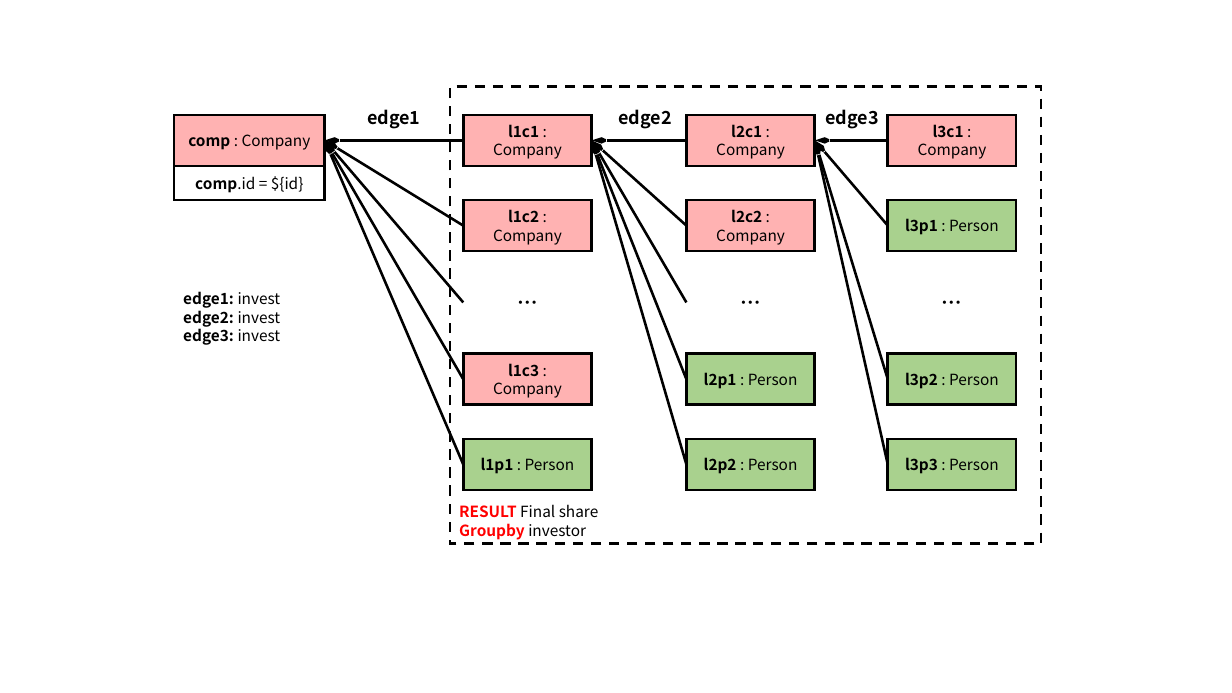
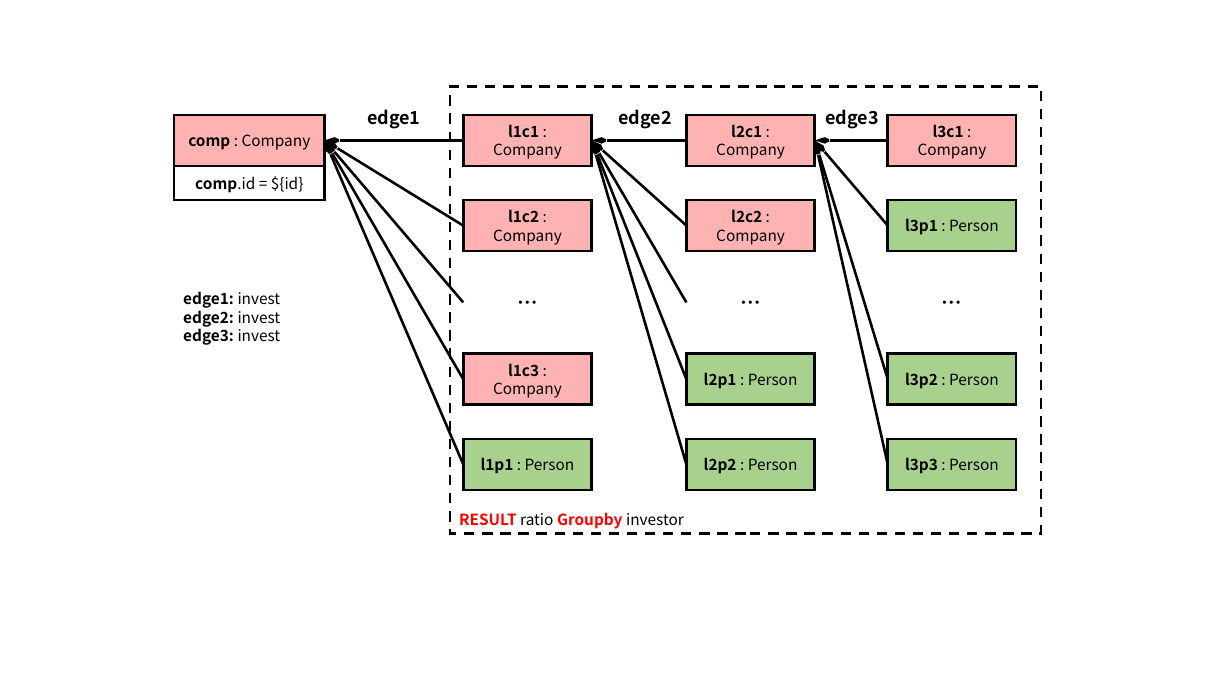
Before and after one commit to ldbc/ldbc_finbench_docs, a slide deck: slide 11 of patterns/transaction-complex-read.pptx. Drawn at 1232x693 pixels with LibreOffice and Linux fonts; fonts in the diff are those of the drawing. Boxes give left, top, right and bottom in pixels: in the first picture for what was removed or moved away, otherwise in the second. Text is boxed around its words. In the diff, an @@ line names an element or a change of style, - is before the commit and + after.

```diff
--- a/patterns/transaction-complex-read.pptx
+++ b/patterns/transaction-complex-read.pptx
@@ rectangle "RESULT ratio Groupby investor": place and size @@
-rectangle "RESULT ratio Groupby investor" at (450, 87, 1042, 544)
+rectangle "RESULT ratio Groupby investor" at (450, 87, 1042, 534)
@@ text in rectangle at (459, 512, 684, 529): text changed; text colour #000000 to #FF0000; bold on @@
-RESULT Final share
-Groupby investor
+RESULT ratio Groupby investor
```
Also in this commit, not shown: 1 other slide changed, 5 other files.
